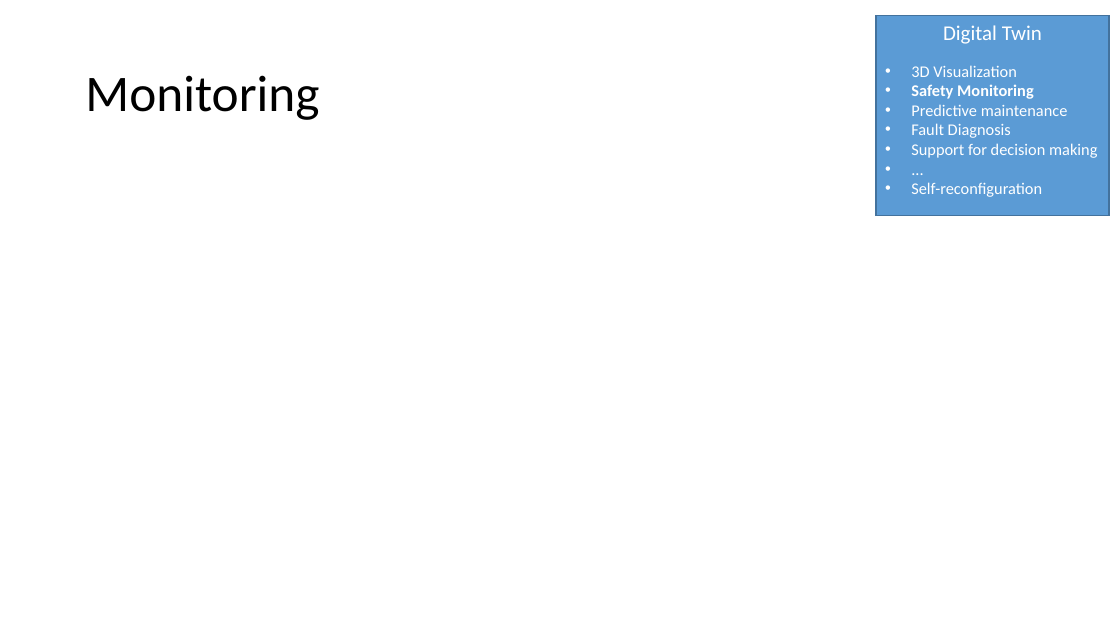
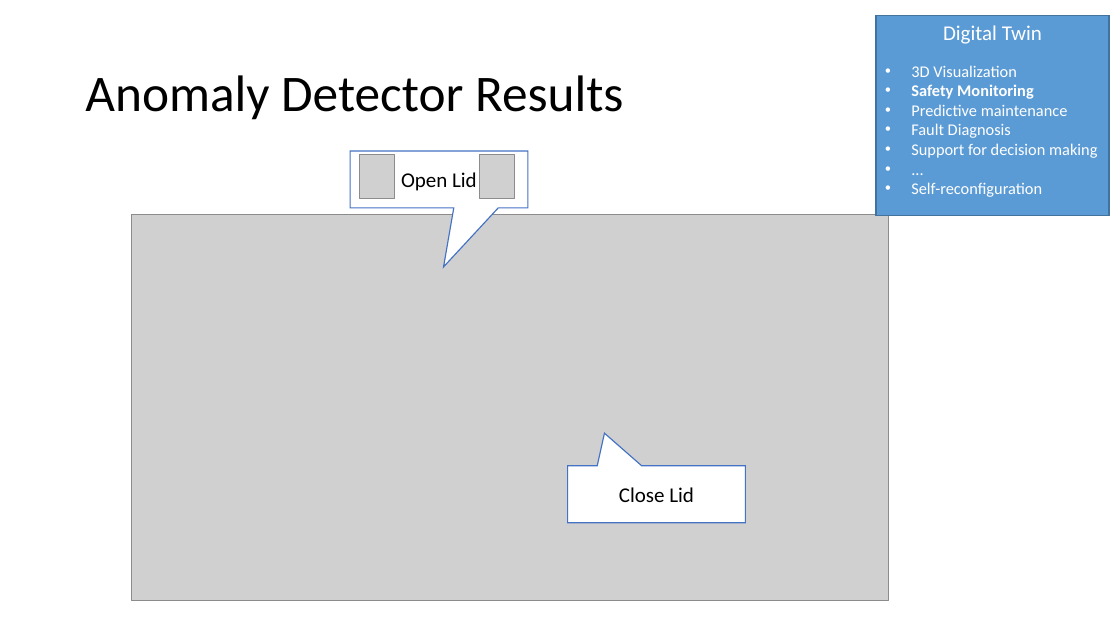
Before and after one commit to INTO-CPS-Association/example_digital-twin_incubator, a slide deck: slide 16 of notes/presentations/DigitLunch_17_December.pptx (slide 15 before the commit). Drawn at 1120x630 pixels with LibreOffice and Linux fonts; fonts in the diff are those of the drawing; grey boxes stand for pictures. Boxes give left, top, right and bottom in pixels: in the first picture for what was removed or moved away, otherwise in the second. Text is boxed around its words. In the diff, an @@ line names an element or a change of style, - is before the commit and + after.

```diff
--- a/notes/presentations/DigitLunch_17_December.pptx
+++ b/notes/presentations/DigitLunch_17_December.pptx
@@ title at (85,75,623,120): text changed @@
-Monitoring
+Anomaly Detector Results
@@ speech box added at (350,151,528,208), fill #FFFFFF, outline #4472C4 1 pt, 18 pt, text #000000 @@
+Open Lid
@@ picture added at (360,155,394,198) @@
@@ picture added at (480,155,514,198) @@
@@ picture added at (131,214,888,600) @@
@@ speech box added at (568,465,746,523), fill #FFFFFF, outline #4472C4 1 pt, 18 pt, text #000000 @@
+Close Lid
```
Also in this commit, not shown: 3 other slides changed, 7 slides added, 7 slides removed, 2 other files.
